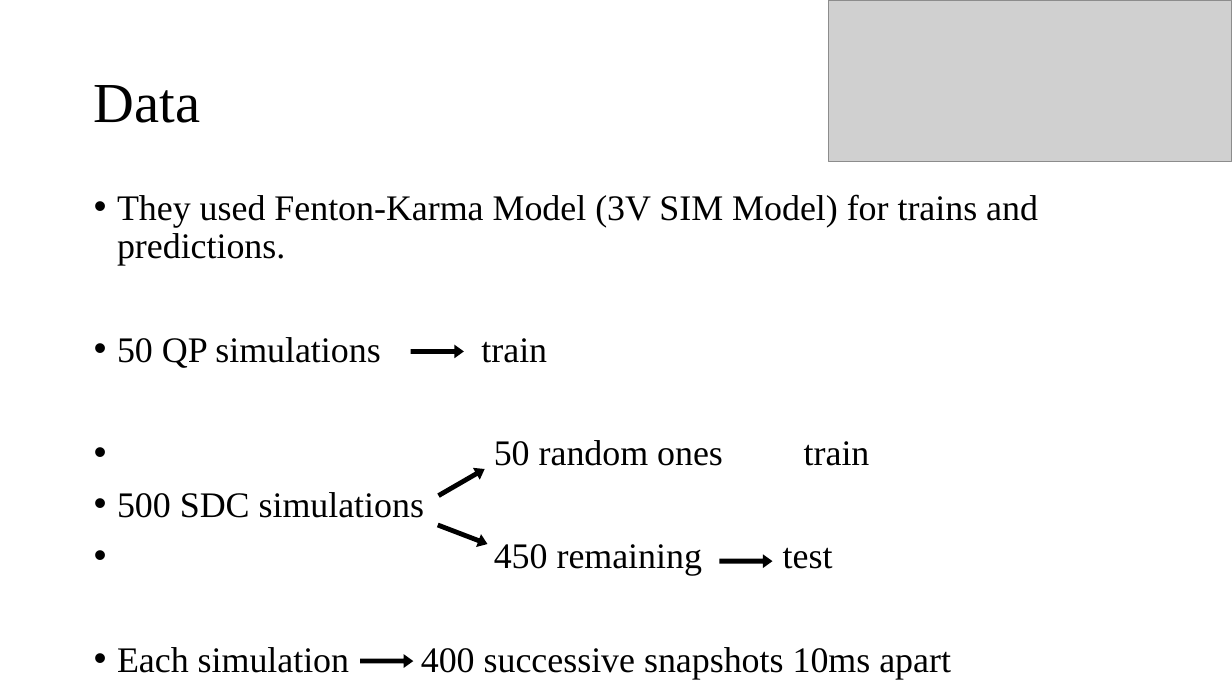
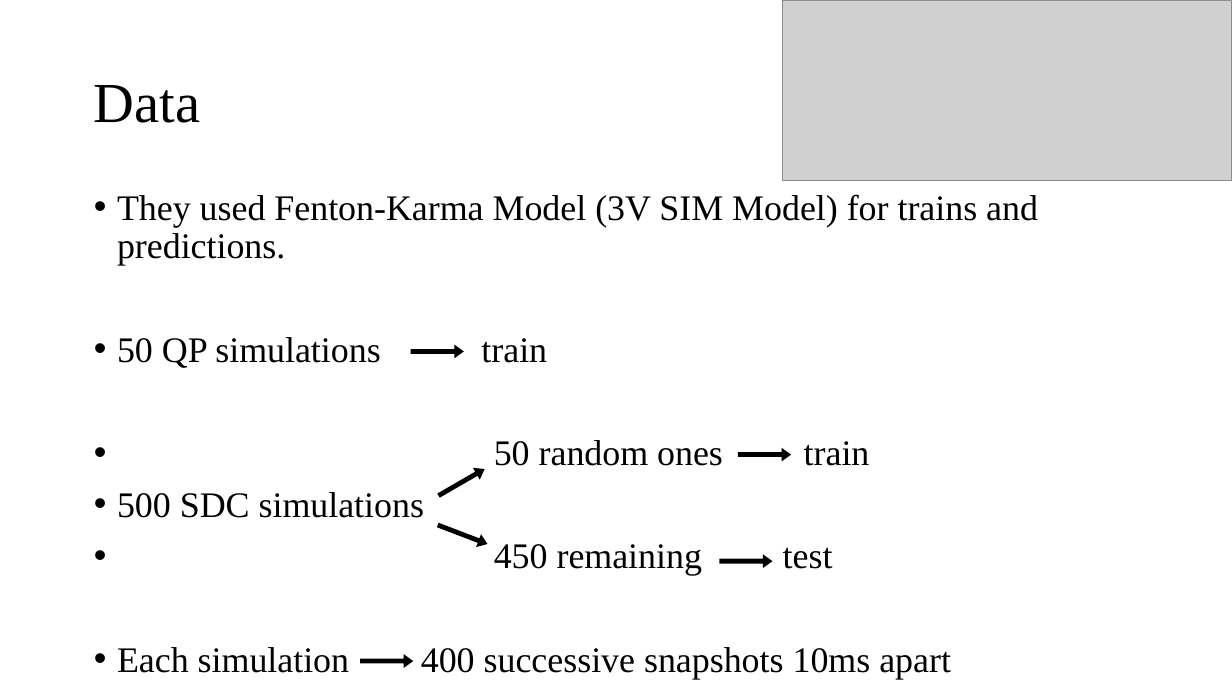
Before and after one commit to William-XiaodongAn/William-XiaodongAn.github.io, a slide deck: slide 3 of journal club 7.pptx. Drawn at 1232x693 pixels with LibreOffice and Linux fonts; fonts in the diff are those of the drawing; grey boxes stand for pictures. Boxes give left, top, right and bottom in pixels: in the first picture for what was removed or moved away, otherwise in the second. Text is boxed around its words. In the diff, an @@ line names an element or a change of style, - is before the commit and + after.

```diff
--- a/journal club 7.pptx
+++ b/journal club 7.pptx
@@ picture: place and size @@
-picture at bbox=[829, 1, 1232, 162]
+picture at bbox=[783, 1, 1232, 180]
@@ right arrow added at bbox=[739, 450, 790, 460], fill #000000, outline #000000 1.5 pt @@
```
Also in this commit, not shown: 1 other slide changed, 1 other file.
